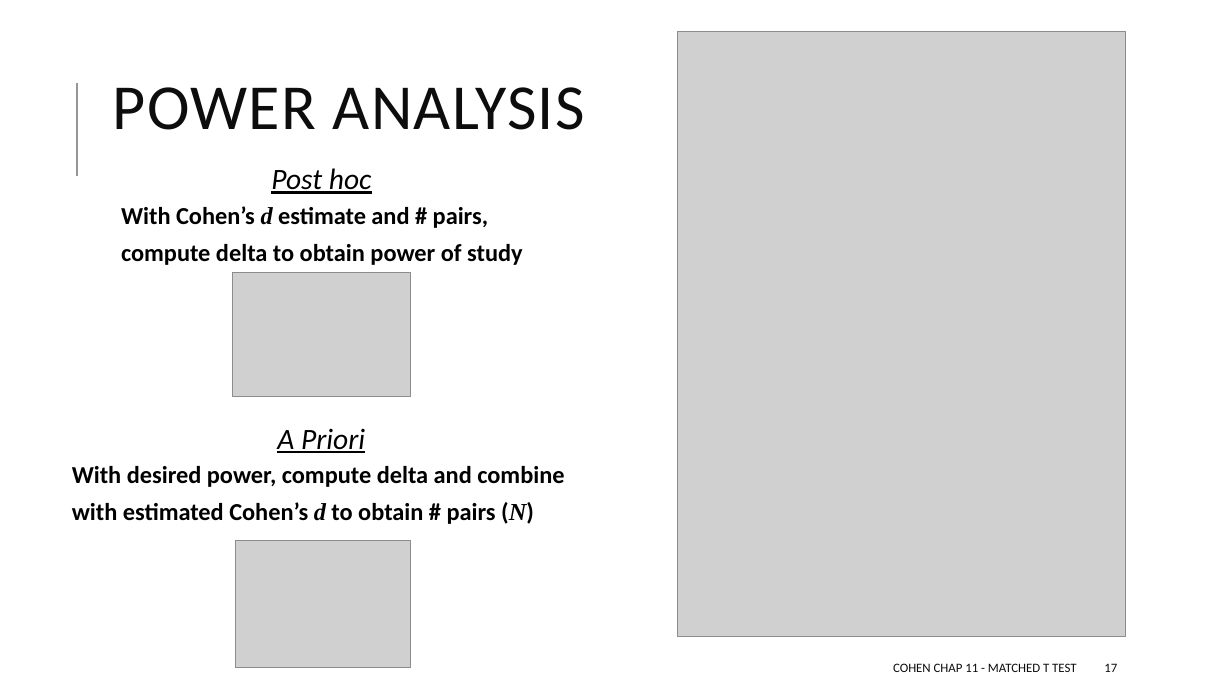
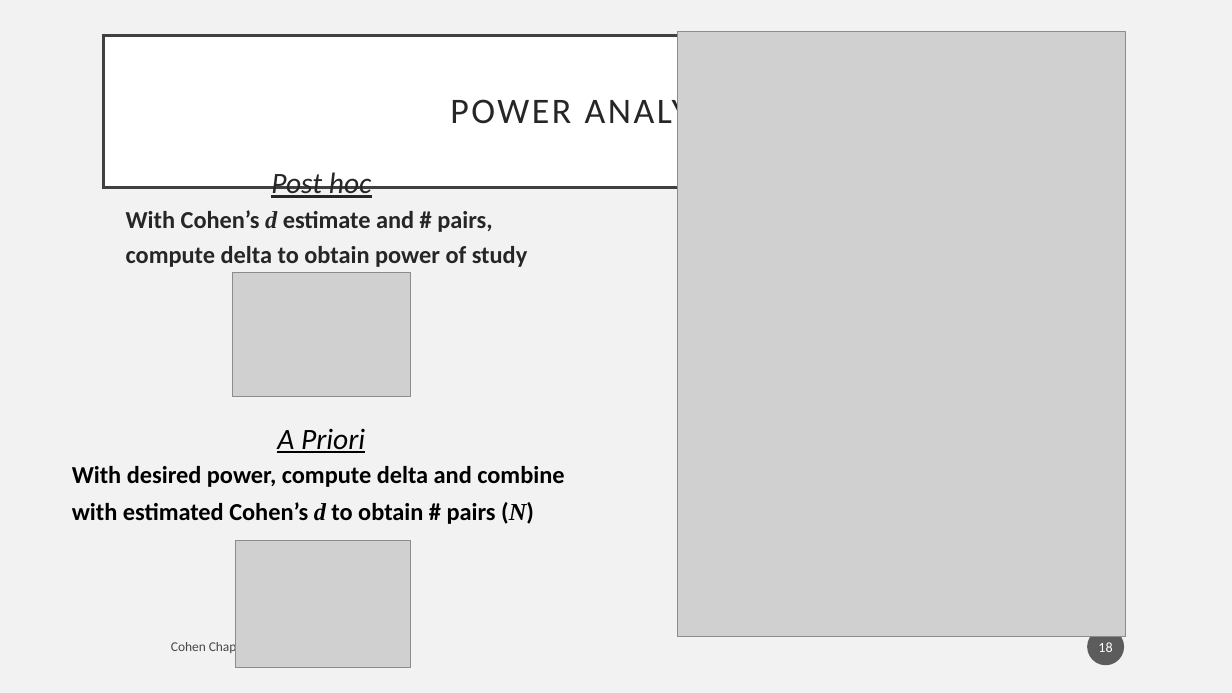
Before and after one commit to TysonStanley/EDUC-6600, a slide deck: slide 18 of old/Cohen chap 11 Matched t Test (screen).pptx (slide 17 before the commit). Drawn at 1232x693 pixels with LibreOffice and Linux fonts; fonts in the diff are those of the drawing; grey boxes stand for pictures. Boxes give left, top, right and bottom in pixels: in the first picture for what was removed or moved away, otherwise in the second. Text is boxed around its words. In the diff, an @@ line names an element or a change of style, - is before the commit and + after.

```diff
--- a/old/Cohen chap 11 Matched t Test (screen).pptx
+++ b/old/Cohen chap 11 Matched t Test (screen).pptx
@@ background #FFFFFF to #F2F2F2 @@
@@ title "POWER ANALYSIS": place and size @@
-title "POWER ANALYSIS" at bbox=[113, 87, 585, 130]
+title "POWER ANALYSIS" at bbox=[104, 36, 1086, 188]
@@ title "POWER ANALYSIS" at bbox=[104, 36, 1086, 188]: size 50 to 28 pt, text colour #0D0D0D to #262626, letter spacing 1 to 2 pt; alignment left to centre; line spacing 0.8 to 0.9; fill none to #FFFFFF; outline none to #404040 2.5 pt @@
@@ line removed from (77, 176) to (77, 83) @@
@@ text "Post hoc" at bbox=[126, 172, 528, 267]: text colour #000000 to #262626; line spacing 0.9 to 1; less space between paragraphs @@
@@ page number added at bbox=[1088, 628, 1125, 665], fill #1D1D1D at 70% opacity, 11 pt, text #FFFFFF @@
+18
@@ text at bbox=[171, 640, 237, 655]: text changed; size 10 to 10.5 pt; text colour #0D0D0D to #000000 at 70% opacity @@
-COHEN CHAP 11 - MATCHED T TEST
+Cohen Chap 11 - Matched t test
@@ page number removed at bbox=[1104, 663, 1117, 672] @@
-17
```
Also in this commit, not shown: 18 other slides changed, 1 slide added, 2 other files.
